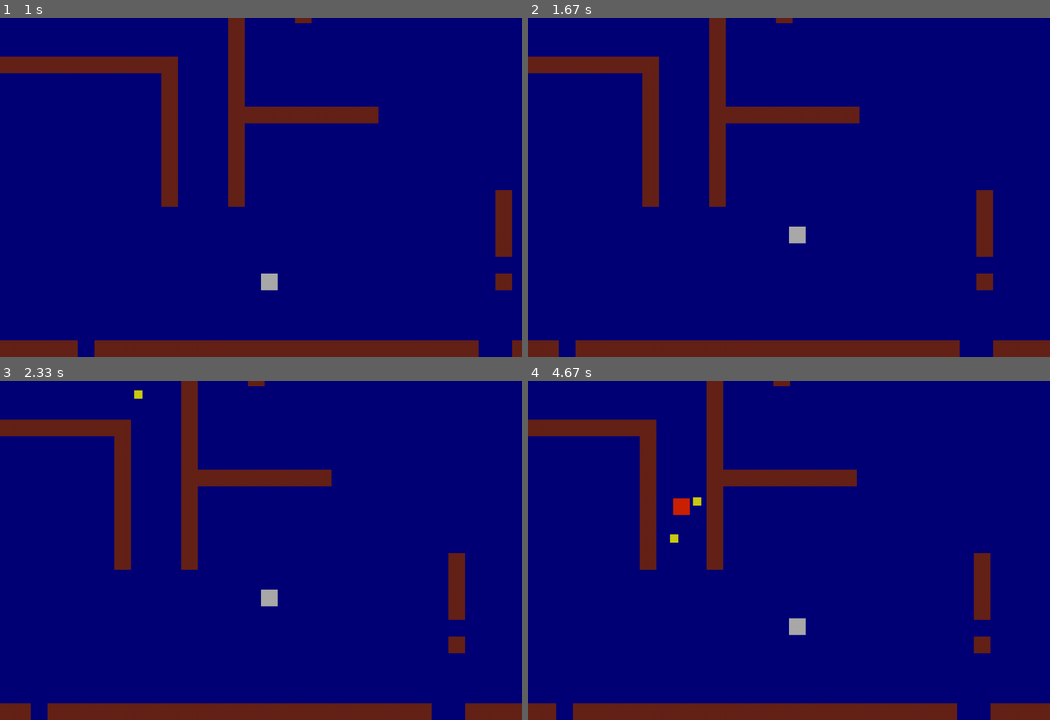
Above: before the commit, frames 1-4 (two rows, left to right).
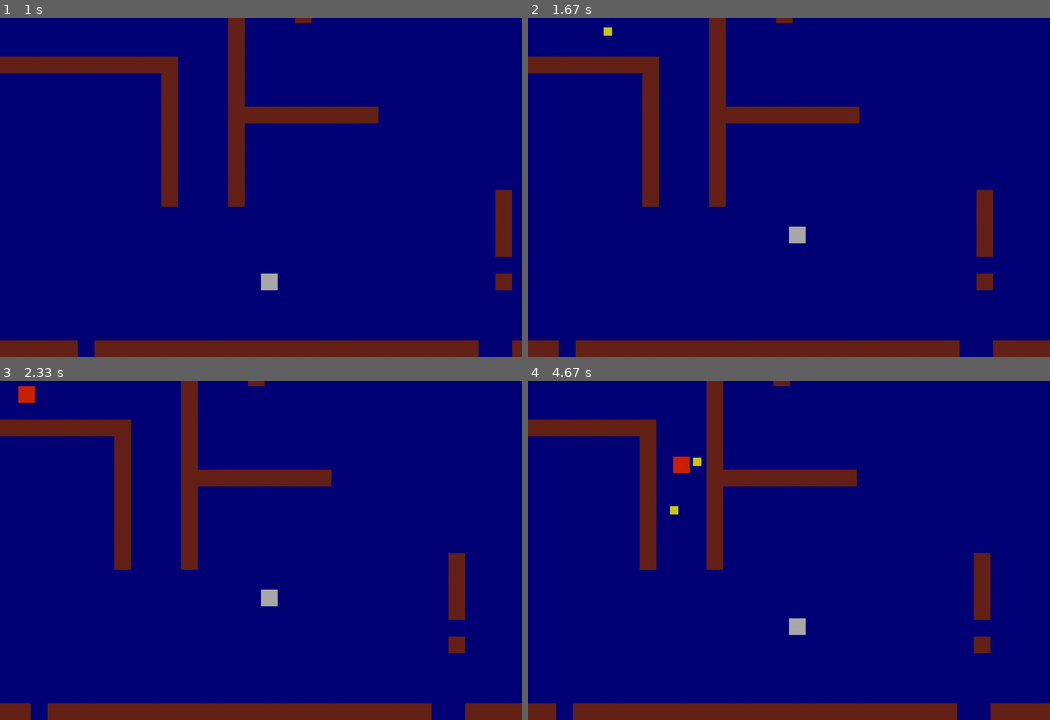
Above: after the commit, the same moments.

Repository: Danya0x07/Ghost-Hunter
Game: pygame game, started from main.py
The game is run twice, just before and just after one commit, with the same random seed, the same clock (stepped at 60 frames per second) and the same inputs.
Inputs (mouse positions are in pixels of both pictures, inside the frame that each line leads up to):
- Up to frame 1 (1 s): click (261, 146) at 0.38 s; hold D from 0.67 s (still down); move the mouse to (240, 201) at 0.7 s
- Up to frame 2 (1.67 s): release D at 1.13 s; hold W 1.17-1.47 s; hold D from 1.5 s (still down)
- Up to frame 3 (2.33 s): release D at 1.97 s; hold A from 2 s (still down)
- Up to frame 4 (4.67 s): release A at 2.53 s; hold S 2.57-2.87 s; hold A 2.9-3.3 s; hold W 3.33-3.7 s; hold D 3.73-4.37 s; hold S from 4.4 s (still down)

Frame 1 is identical in both runs. In frame 2, less than 0.1% of the frame differs, in the area x 14-17%, y 2-6%; in frame 3, 0.2%; in frame 4, 0.5%, in the area x 27-34%, y 22-48%.

Commit message:
Альтернативная схема перемещения противников

Diff:
--- a/game_objects.py
+++ b/game_objects.py
@@ -104,12 +104,16 @@
         else: self.move_counter += 1
 
     def change_direction(self, x_vel, y_vel):
+        '''
         if x_vel != 0:
             self.x_vel = 0
             self.y_vel = choice((-ENEMY_SPEED, ENEMY_SPEED))
         elif y_vel != 0:
             self.y_vel = 0
-            self.x_vel = choice((-ENEMY_SPEED, ENEMY_SPEED))
+            self.x_vel = choice((-ENEMY_SPEED, ENEMY_SPEED))'''
+        self.x_vel = randint(-ENEMY_SPEED, ENEMY_SPEED)
+        #self.y_vel = int(sqrt(ENEMY_SPEED ** 2 - self.x_vel ** 2)) * choice((-1, 1))
+        self.y_vel = randint(-ENEMY_SPEED, ENEMY_SPEED)
 
     def check_collision(self, walls, x_vel, y_vel):
         for wall in walls:
